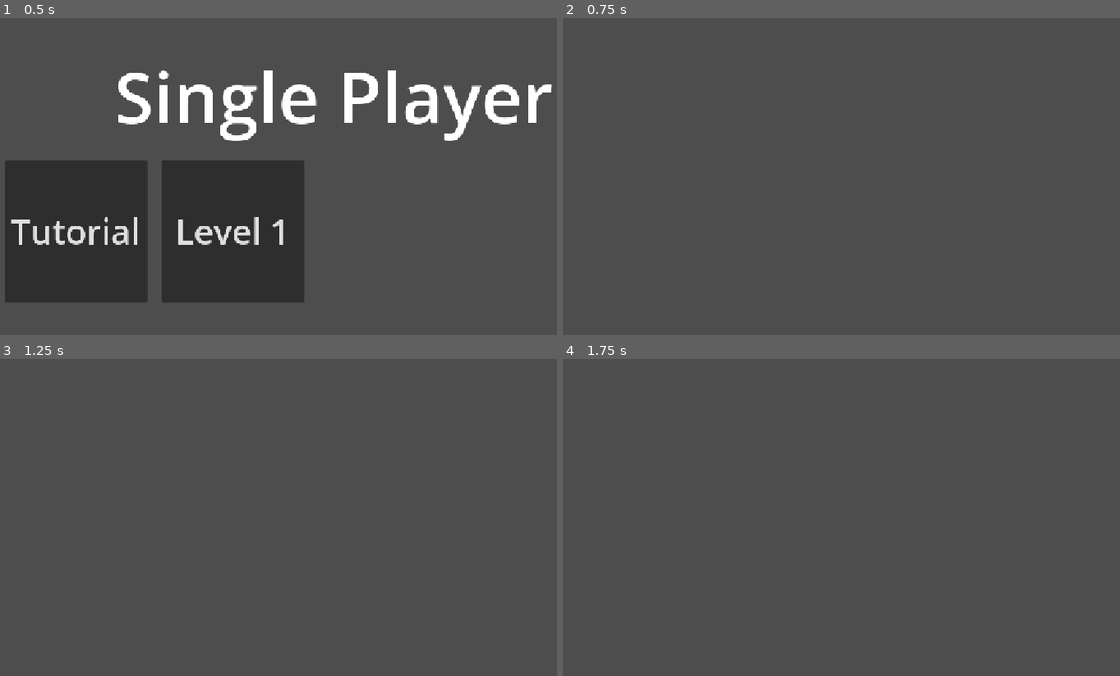
Above: before the commit, frames 1-4 (two rows, left to right).
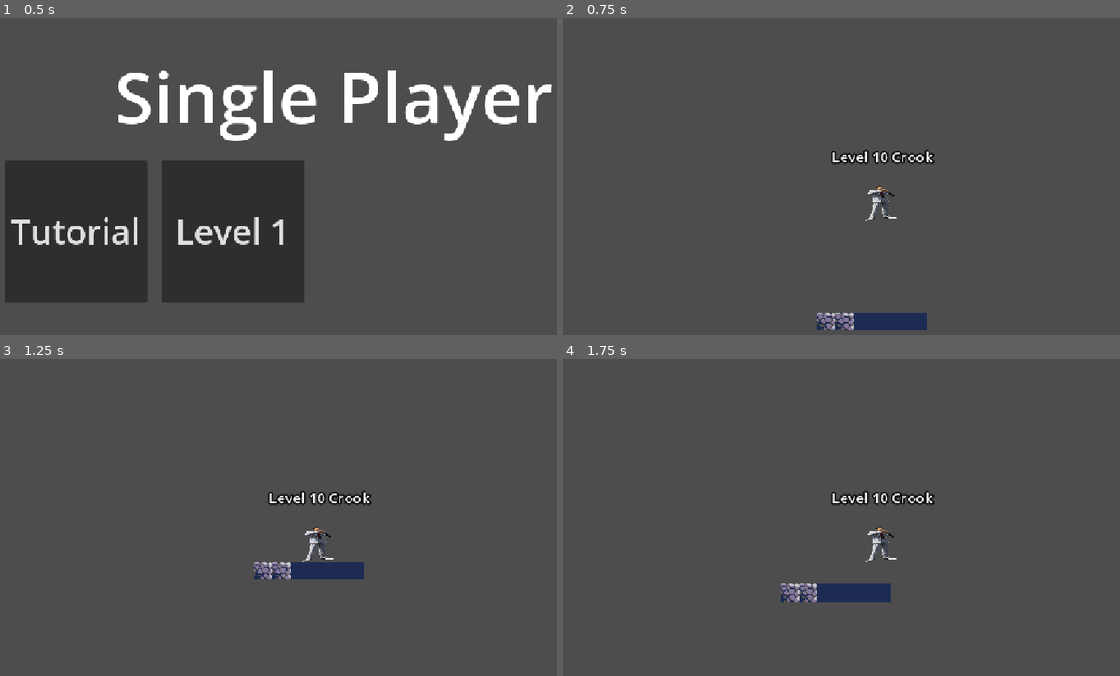
Above: after the commit, the same moments.

Repository: Sauleline/at2Colaborative
Game: Godot game, scene res://Game_User_Interface/Single_Player_Level_Select.tscn
Same seed, same stepped clock (60 frames per second), same inputs: the game is played once before the commit and once after it. This scene is started directly instead of the project's main scene.
Inputs:
- Up to frame 1 (0.5 s): no input
- Up to frame 2 (0.75 s): click "Tutorial" at 0.5 s
- Up to frame 3 (1.25 s): no input
- Up to frame 4 (1.75 s): hold D (p1right) from 1.28 s (still down); tap W (p1jump) at 1.52 s

Frame 1 is identical in both runs. In frame 2, 1.7% of the frame differs, in the area x 45-67%, y 41-99%; in frame 3, 1.7%; in frame 4, 1.8%, in the area x 39-67%, y 41-77%.

Commit message:
delete main stage cause we don't need it anymore

Diff:
--- a/at2Colaborative/Game_User_Interface/single_player_level_select.gd
+++ b/at2Colaborative/Game_User_Interface/single_player_level_select.gd
@@ -2,4 +2,4 @@
 
 
 func _on_tutorial_pressed() -> void:
-	get_tree().change_scene_to_file("res://Main_Game/main.tscn")
+	get_tree().change_scene_to_file("res://Main_Game/Stages/stage0.tscn")
--- a/at2Colaborative/Main_Game/Stages/stage0.tscn
+++ b/at2Colaborative/Main_Game/Stages/stage0.tscn
@@ -8,12 +8,13 @@
 script = ExtResource("1_2p5ui")
 
 [node name="Terrain" parent="." instance=ExtResource("2_2p5ui")]
+position = Vector2(0, -1)
 scale = Vector2(2, 2)
-tile_map_data = PackedByteArray("AAAPABMAAQABAAEAAAAQABMAAQABAAEAAAARABMAAQABAAEAAAASABMAAQABAAEAAAATABMAAQABAAEAAAAUABMAAQABAAEAAAA=")
+tile_map_data = PackedByteArray("AAAPABMAAQACAAAAAAAQABMAAQACAAAAAAARABMAAQABAAEAAAASABMAAQABAAEAAAATABMAAQABAAEAAAAUABMAAQABAAEAAAA=")
 
 [node name="Player" parent="." instance=ExtResource("3_l0ic6")]
-position = Vector2(542, 528)
-friction = 0.005
+position = Vector2(512, 575)
+scale = Vector2(1.325, 1.325)
 
 [node name="Camera2D" type="Camera2D" parent="Player"]
 
--- a/at2Colaborative/Main_Game/main.gd
+++ /dev/null
@@ -1,8 +0,0 @@
-extends Node
-
-@export var stageNum = 0
-
-func _ready():
-	var stageTo = "res://Main_Game/Stages/stage%s.tscn"%str(stageNum)
-	print(stageTo)
-	get_tree().change_scene_to_file(stageTo)
--- a/at2Colaborative/Main_Game/main.tscn
+++ /dev/null
@@ -1,6 +0,0 @@
-[gd_scene load_steps=2 format=3 uid="uid://cu0pyw6xlgb3d"]
-
-[ext_resource type="Script" uid="uid://ocqtb0phdj5n" path="res://Main_Game/main.gd" id="1_c2mri"]
-
-[node name="Main" type="Node"]
-script = ExtResource("1_c2mri")
Not shown, changed: at2Colaborative/Art/dame da ne guy.png.import
Not shown, changed: at2Colaborative/Art/player.png.import
Not shown, changed: at2Colaborative/Art/terrains/Multi_Platformer_Tileset_v2/Cave/Background/Cave_Background_1.png.import
Not shown, changed: at2Colaborative/Art/terrains/Multi_Platformer_Tileset_v2/Cave/Background/Cave_Background_2.png.import
Not shown, changed: at2Colaborative/Art/terrains/Multi_Platformer_Tileset_v2/Cave/Background/Cave_Background_Guide.png.import
Not shown, changed: at2Colaborative/Art/terrains/Multi_Platformer_Tileset_v2/Cave/Cave_Example.png.import
Not shown, changed: at2Colaborative/Art/terrains/Multi_Platformer_Tileset_v2/Cave/Props/Cave_BrokenPickaxe.png.import
Not shown, changed: at2Colaborative/Art/terrains/Multi_Platformer_Tileset_v2/Cave/Props/Cave_Details.png.import
Not shown, changed: at2Colaborative/Art/terrains/Multi_Platformer_Tileset_v2/Cave/Props/Cave_ExplorerBones.png.import
Not shown, changed: at2Colaborative/Art/terrains/Multi_Platformer_Tileset_v2/Cave/Props/Cave_JewelFloor_Big.png.import
Not shown, changed: at2Colaborative/Art/terrains/Multi_Platformer_Tileset_v2/Cave/Props/Cave_JewelFloor_Small.png.import
Not shown, changed: at2Colaborative/Art/terrains/Multi_Platformer_Tileset_v2/Cave/Props/Cave_JewelWall_Big.png.import
(and 266 more such lines)
